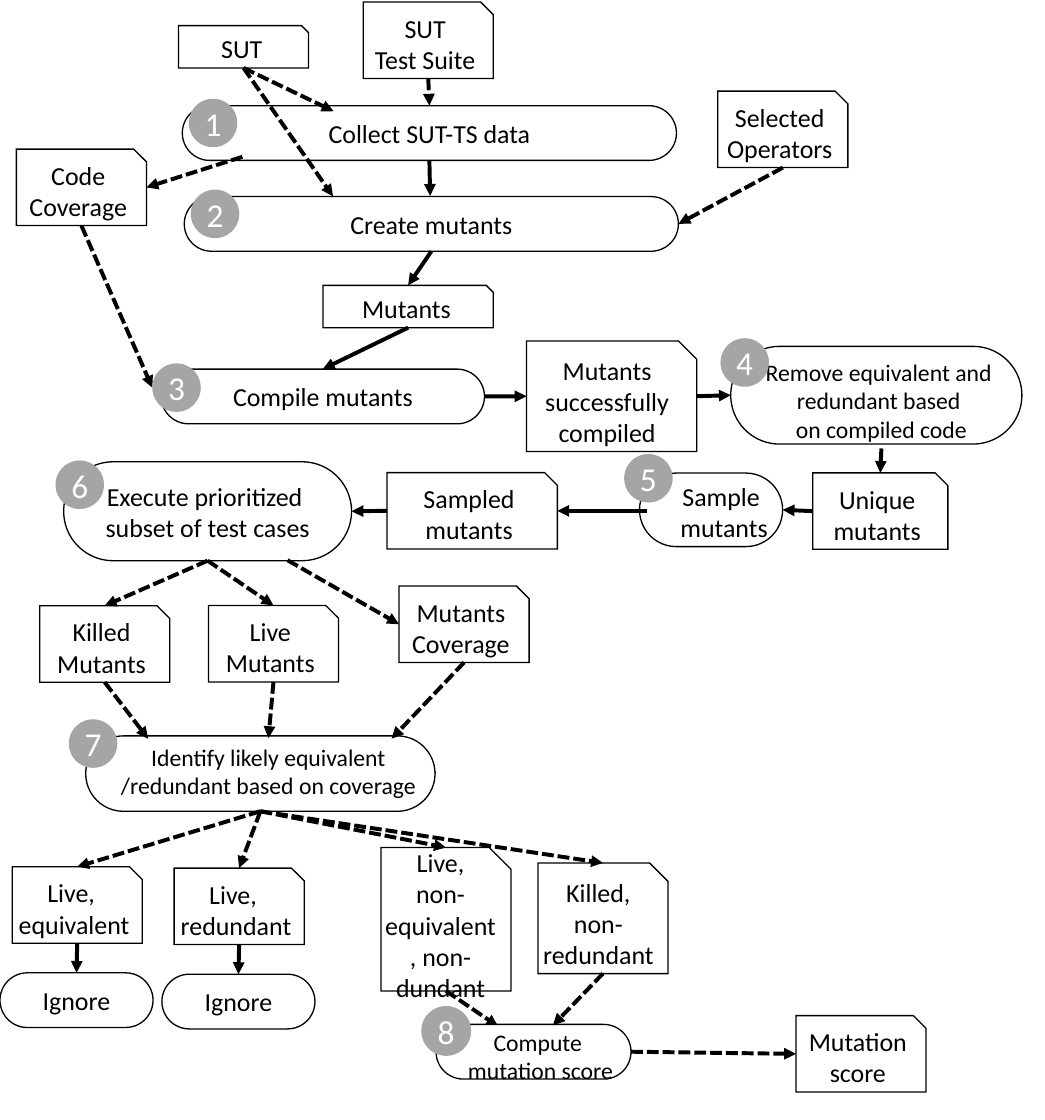
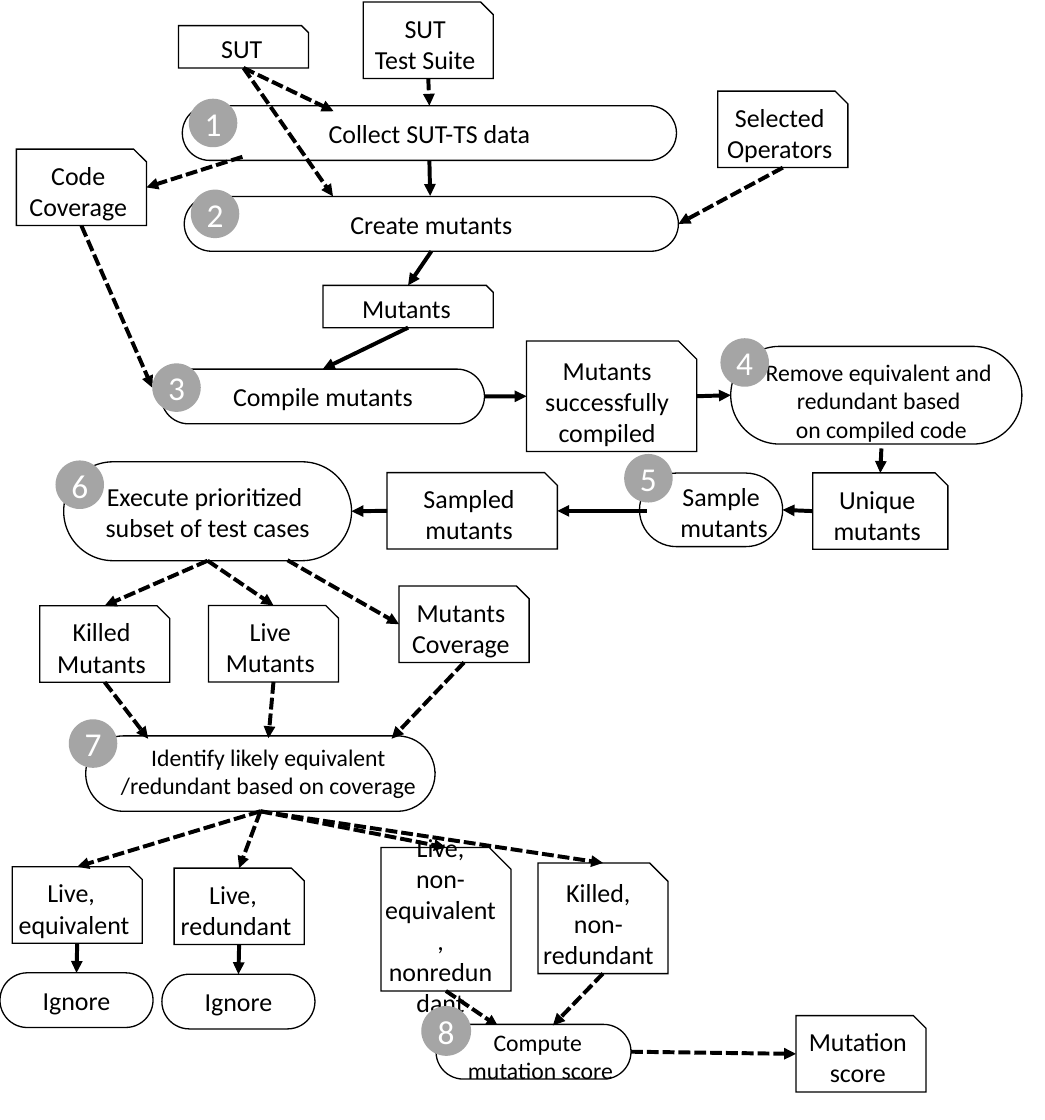
Before and after one commit to SNTSVV/FAQAS_MASS, a slide deck: slide 1 of reports/D2/images/Approach.pptx. Drawn at 1045x1120 pixels with LibreOffice and Linux fonts; fonts in the diff are those of the drawing. Boxes give left, top, right and bottom in pixels: in the first picture for what was removed or moved away, otherwise in the second. Text is boxed around its words. In the diff, an @@ line names an element or a change of style, - is before the commit and + after.

```diff
--- a/reports/D2/images/Approach.pptx
+++ b/reports/D2/images/Approach.pptx
@@ text in snip rect at (x1=385, y1=875, x2=496, y2=924): text changed @@
-non-equivalent, non-dundant
+non-equivalent, nonredundant
```
Also in this commit, not shown: 4 other files.
